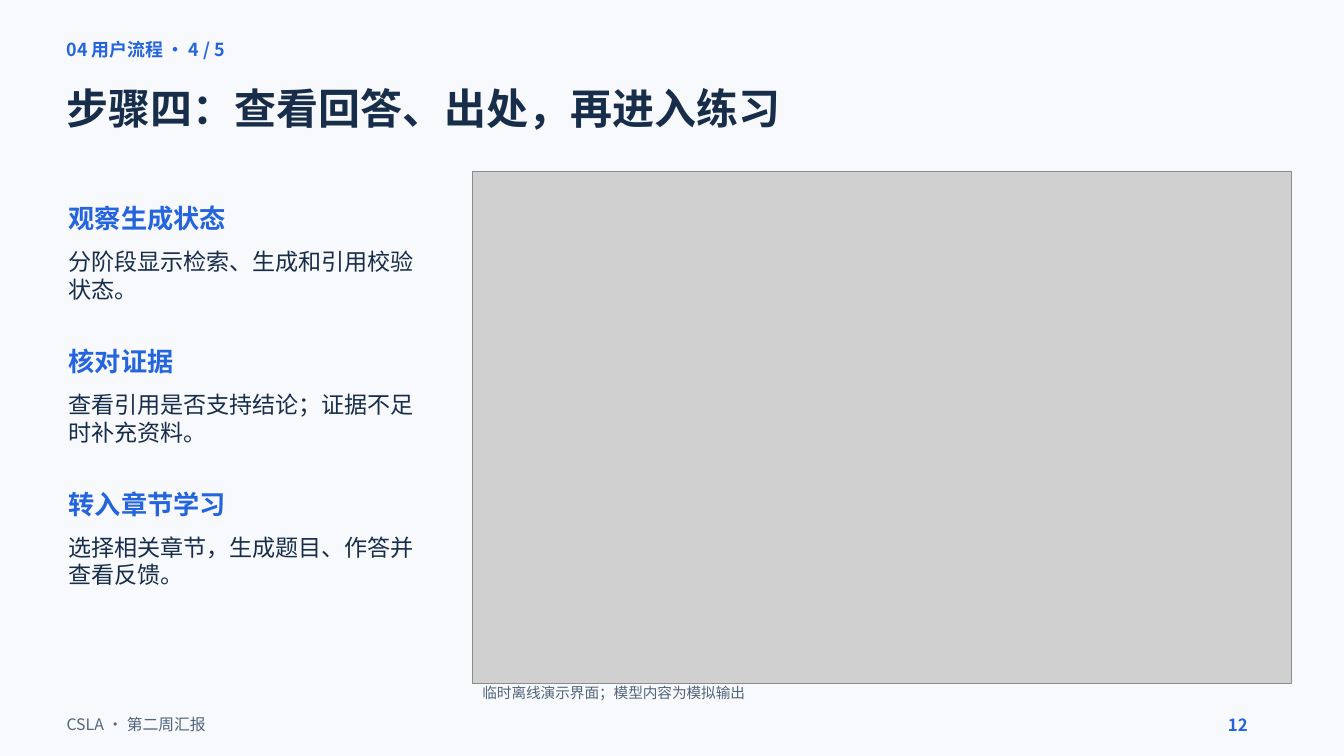
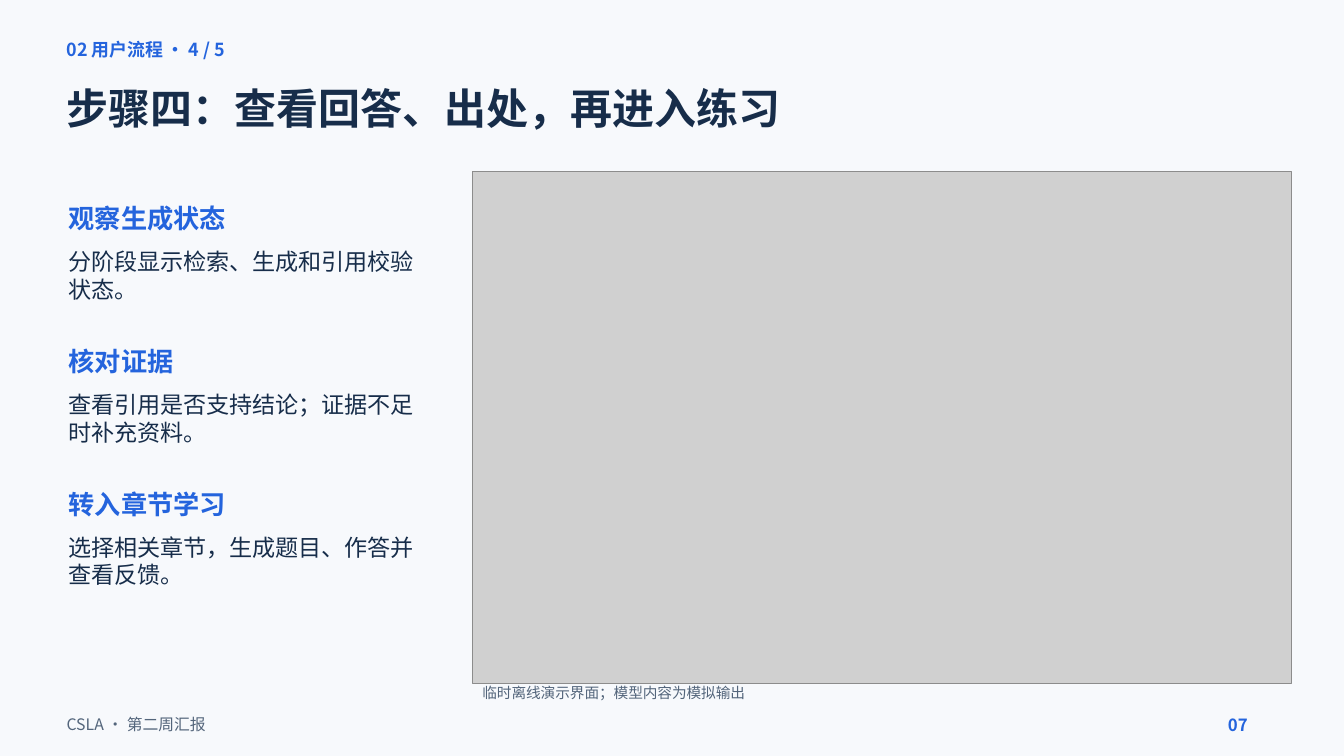
Before and after one commit to KnightofAltria/AIassistant, a slide deck: slide 7 of 文档/汇报内容/第二周汇报/第二周汇报.pptx (slide 12 before the commit). Drawn at 1344x756 pixels with LibreOffice and Linux fonts; fonts in the diff are those of the drawing; grey boxes stand for pictures. Boxes give left, top, right and bottom in pixels: in the first picture for what was removed or moved away, otherwise in the second. Text is boxed around its words. In the diff, an @@ line names an element or a change of style, - is before the commit and + after.

Commit message:
docs: 将用户使用流程前移至汇报第二部分

```diff
--- a/文档/汇报内容/第二周汇报/第二周汇报.pptx
+++ b/文档/汇报内容/第二周汇报/第二周汇报.pptx
@@ text at (x1=67, y1=40, x2=225, y2=58): text changed @@
-04 用户流程 · 4 / 5
+02 用户流程 · 4 / 5
@@ text at (x1=1228, y1=718, x2=1248, y2=731): text changed @@
-12
+07
```
Also in this commit, not shown: 12 other slides changed.
